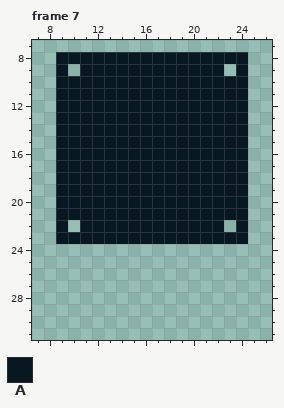
File history of a pixel-art file, files/platform.aseprite. Above is the file before it was changed.
32x32 pixels, 8 frames. Shown: frame 7: x 7..26, y 7..31. The commit also changed other frames, which this record leaves out.
Palette (. is transparent): A #081820
Now the later version:
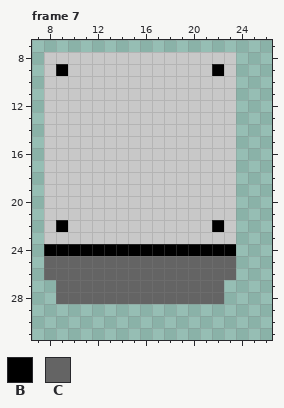
Colours new in this view: B #000000  C #646464
Edits made:
{"change": "layer \"platform\" now shown"}
{"change": "layer \"platformWiggleMask\" now hidden"}
{"colour":"A","old":"#081820","new":"#c8c8c8"}
{"where": "frame 7"}
{"frame":7,"y":8,"x":8,"old":".","new":"A"}
{"frame":7,"y":8,"x":24,"old":"A","new":"."}
{"frame":7,"y":9,"x":8,"old":".A.","new":"ABA"}
{"frame":7,"y":9,"x":22,"old":"A.A","new":"BA."}
{"frame":7,"y":10,"x":8,"old":".","new":"A"}
{"frame":7,"y":10,"x":24,"old":"A","new":"."}
{"frame":7,"y":11,"x":8,"old":".","new":"A"}
{"frame":7,"y":11,"x":24,"old":"A","new":"."}
{"frame":7,"y":12,"x":8,"old":".","new":"A"}
{"frame":7,"y":12,"x":24,"old":"A","new":"."}
{"frame":7,"y":13,"x":8,"old":".","new":"A"}
{"frame":7,"y":13,"x":24,"old":"A","new":"."}
{"frame":7,"y":14,"x":8,"old":".","new":"A"}
{"frame":7,"y":14,"x":24,"old":"A","new":"."}
{"frame":7,"y":15,"x":8,"old":".","new":"A"}
{"frame":7,"y":15,"x":24,"old":"A","new":"."}
{"frame":7,"y":16,"x":8,"old":".","new":"A"}
{"frame":7,"y":16,"x":24,"old":"A","new":"."}
{"frame":7,"y":17,"x":8,"old":".","new":"A"}
{"frame":7,"y":17,"x":24,"old":"A","new":"."}
{"frame":7,"y":18,"x":8,"old":".","new":"A"}
{"frame":7,"y":18,"x":24,"old":"A","new":"."}
{"frame":7,"y":19,"x":8,"old":".","new":"A"}
{"frame":7,"y":19,"x":24,"old":"A","new":"."}
{"frame":7,"y":20,"x":8,"old":".","new":"A"}
{"frame":7,"y":20,"x":24,"old":"A","new":"."}
{"frame":7,"y":21,"x":8,"old":".","new":"A"}
{"frame":7,"y":21,"x":24,"old":"A","new":"."}
{"frame":7,"y":22,"x":8,"old":".A.","new":"ABA"}
{"frame":7,"y":22,"x":22,"old":"A.A","new":"BA."}
{"frame":7,"y":23,"x":8,"old":".","new":"A"}
{"frame":7,"y":23,"x":24,"old":"A","new":"."}
{"frame":7,"y":24,"x":8,"old":"................","new":"BBBBBBBBBBBBBBBB"}
{"frame":7,"y":25,"x":8,"old":"................","new":"CCCCCCCCCCCCCCCC"}
{"frame":7,"y":26,"x":8,"old":"................","new":"CCCCCCCCCCCCCCCC"}
{"frame":7,"y":27,"x":9,"old":"..............","new":"CCCCCCCCCCCCCC"}
{"frame":7,"y":28,"x":9,"old":"..............","new":"CCCCCCCCCCCCCC"}
{"label":"changed","picture_box":[44,52,248,304]}
